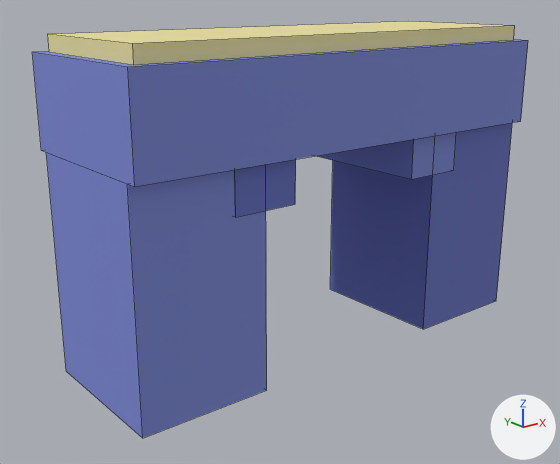
Two versions of the FBX model roblox-island/exports/fbx/ReefArch.fbx, one commit apart.
One viewpoint serves both versions: a 50 mm lens placed at (-23.2, -27.1, 16.4), pointed at (-1.3, 0.3, 5.5). Lighting does not change. The marker at lower right points along +X, +Y and +Z. The picture after the commit comes second. Mesh edges are drawn as thin lines.

In view in the first picture: 'ReefArch'.
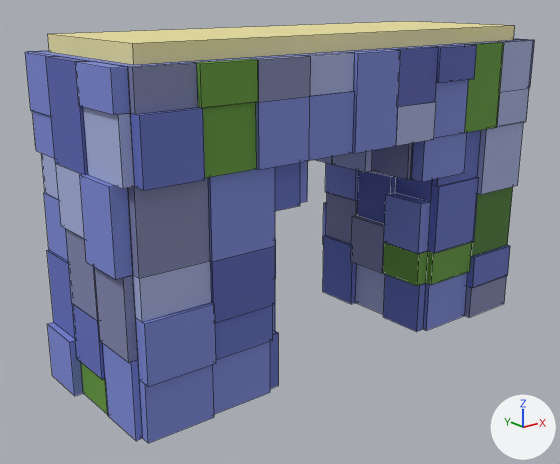
Changed parts and their boxes [x1, y1, x2, y2] in the pictures (560 x 464 px):
'ReefArch', reshaped
    before: [32, 21, 528, 438]
    after: [25, 21, 535, 443]
part 1 of me_reefarch, added (blue)
    after: [275, 163, 300, 211]
part 2 of me_reefarch, added (blue)
    after: [411, 132, 467, 182]
part 3 of me_reefarch, added
    after: [300, 161, 308, 203]
part 4 of me_reefarch, added (blue)
    after: [314, 143, 413, 180]
part 5 of me_reefarch, added (blue)
    after: [25, 39, 535, 443]

Patch to the scene script:
```diff
--- a/roblox-island/exports/fbx/ReefArch.fbx.py
+++ b/roblox-island/exports/fbx/ReefArch.fbx.py
@@ me_reefarch @@
 # used by ob_reefarch; location = (0.0, 0.0, 0.0)
-me_reefarch.from_pydata(...)  # 48 vertices, 36 faces; spans x -11.0..11.0, y -4.0..4.0, z 0.0..14.7
+me_reefarch.from_pydata(...)  # 763 vertices, 780 faces; spans x -11.7..11.7, y -4.7..4.7, z 0.0..14.7
+# me_reefarch part 1: a new loose piece, a box spanning x -6.5..-3.5, y -3.83..-3.46, z 8.0..10.04, in mat_voxelpalette (picture img_voxel_palette_png)
+# me_reefarch part 2: a new loose piece, a box spanning x 3.5..6.5, y -4.19..-3.46, z 8.0..10.04, in mat_voxelpalette (picture img_voxel_palette_png)
+# me_reefarch part 3: a new loose piece of 20 vertices spanning x -3.5..-2.8, y -3.5..3.5, z 8.0..10.0, in mat_voxelpalette (picture img_voxel_palette_png)
+# me_reefarch part 4: a new loose piece of 20 vertices spanning x 2.8..3.5, y -3.5..3.5, z 8.0..10.0, in mat_voxelpalette (picture img_voxel_palette_png)
+# me_reefarch part 5: 643 vertices added at x -11.7..11.7, y -4.7..4.7, z 0.0..14.0
+# other edits to the shape of me_reefarch do not show in these pictures
 me_reefarch.materials.append(mat_voxelpalette)
```
